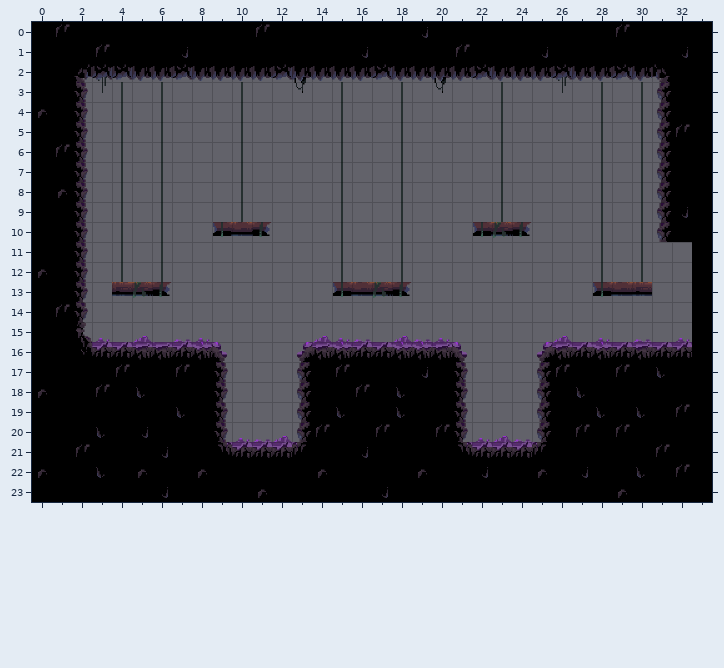
Two states of a Tiled map, PR2/Ott - An Elemental Journey/resources/levels/FinalBossMap.tmx. The picture above was drawn from the file before the commit.
Cells are 32x32 px. Shown: x 0..33, y 0..23.
After the commit:
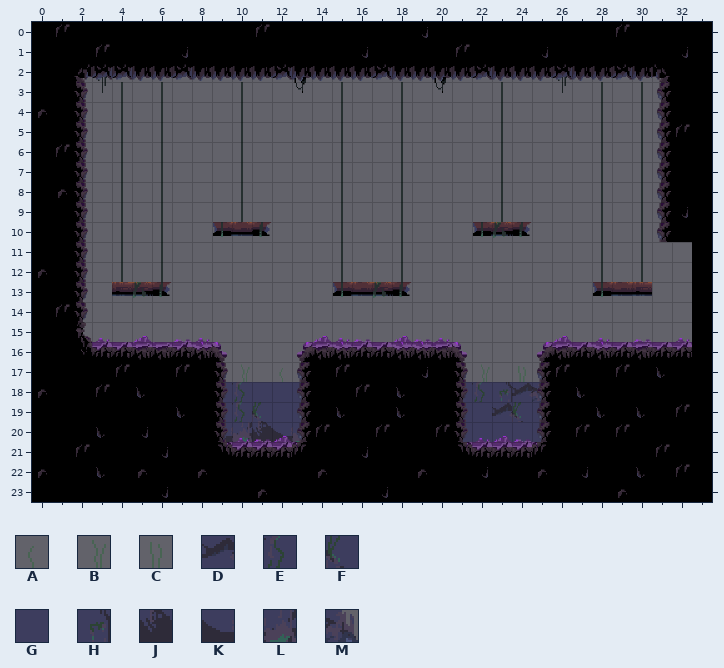
Key: from "TilesssOscuridad": A 166, B 168, C 169, D 371, E 390, F 410, G 411, H 412, J 430, K 431, L 432, M 492.
_ is an empty cell.
Tiles of an added or newly shown layer are drawn over the layers below it.
Message: recolocacion boss + bug del bar
Difference:
Changed rows in their new state; . is an unchanged cell.
Layer "Mapa2" (added):
first column x 9:
17 .B.A.........B.C.
18 GEGGG.......EEHDM
19 GEFGH.......GGDFG
20 KLJKL.......GGGGG
Where, in picture pixels (left, top, right, bottom), the same in both pictures:
added: (223, 364, 301, 442)
added: (463, 364, 541, 442)
